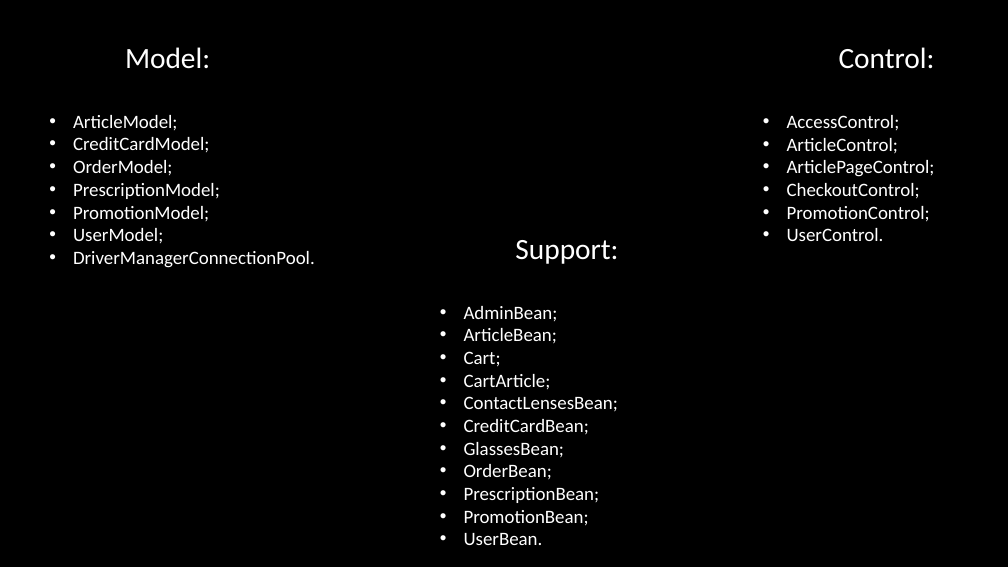
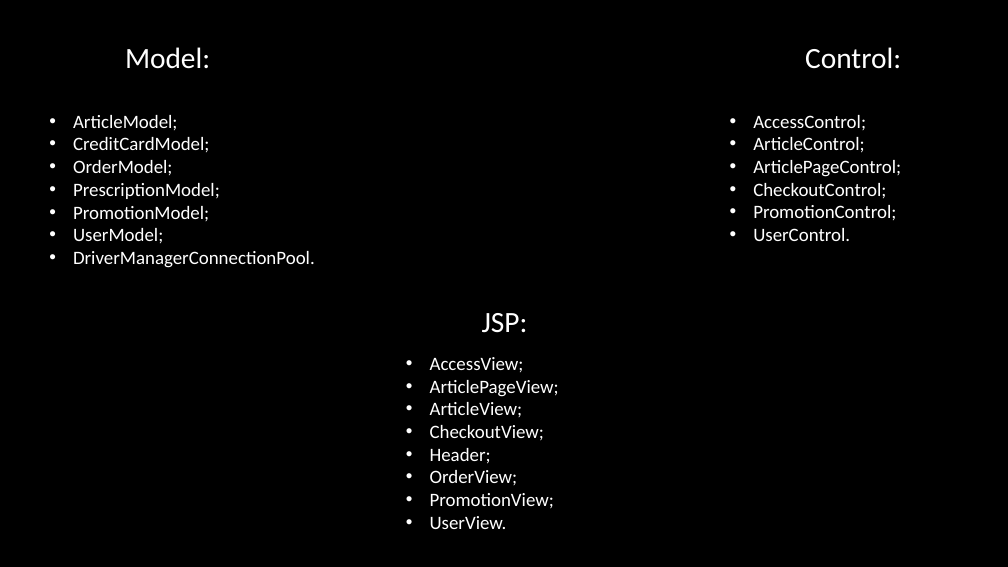
Before and after one commit to DrRek/ProgettoPW, a slide deck: slide 16 of Presentazione/Presentazione Progetto.pptx. Drawn at 1008x567 pixels with LibreOffice and Linux fonts; fonts in the diff are those of the drawing. Boxes give left, top, right and bottom in pixels: in the first picture for what was removed or moved away, otherwise in the second. Text is boxed around its words. In the diff, an @@ line names an element or a change of style, - is before the commit and + after.

Commit message:
Leggere la descrizione
Ho scritto qualcosa nella sezione suddivisione lavoro.
Nella sezione architettura software ho messo nella prima pagina i model
i control ed i view e nella seconda pagina ho messo le classi di support
e gli script che sono secondari.
@abbettino se riesci aggiungi tutto quello che vuoi dire sulla grafica e
sul layout

```diff
--- a/Presentazione/Presentazione Progetto.pptx
+++ b/Presentazione/Presentazione Progetto.pptx
@@ text "Control:": place and size @@
-text "Control:" at box(787, 47, 935, 241)
+text "Control:" at box(753, 47, 901, 241)
@@ text removed at box(464, 240, 618, 545) @@
-Support:
-• AdminBean;
-• ArticleBean;
-• Cart;
-• CartArticle;
-• ContactLensesBean;
-• CreditCardBean;
-• GlassesBean;
-• OrderBean;
-• PrescriptionBean;
-• PromotionBean;
-• UserBean.
@@ text added at box(430, 313, 559, 529), 18 pt, text #FFFFFF @@
+JSP:
+• AccessView;
+• ArticlePageView;
+• ArticleView;
+• CheckoutView;
+• Header;
+• OrderView;
+• PromotionView;
+• UserView.
```
Also in this commit, not shown: 2 other slides changed.
